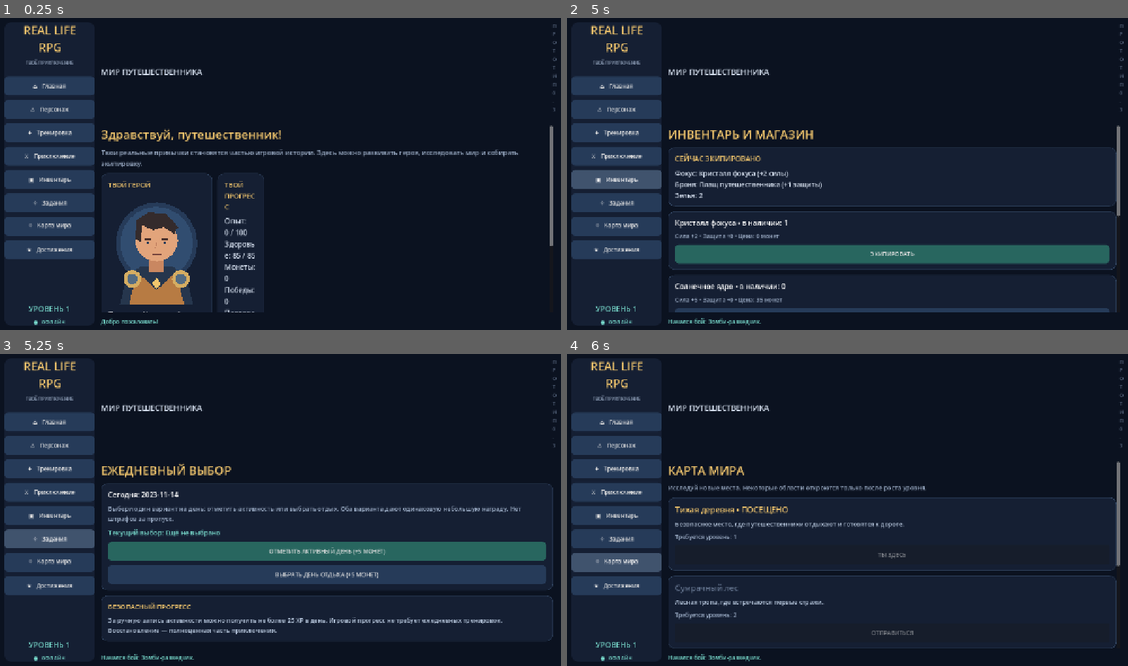
Above: before the commit, frames 1-4 (two rows, left to right).
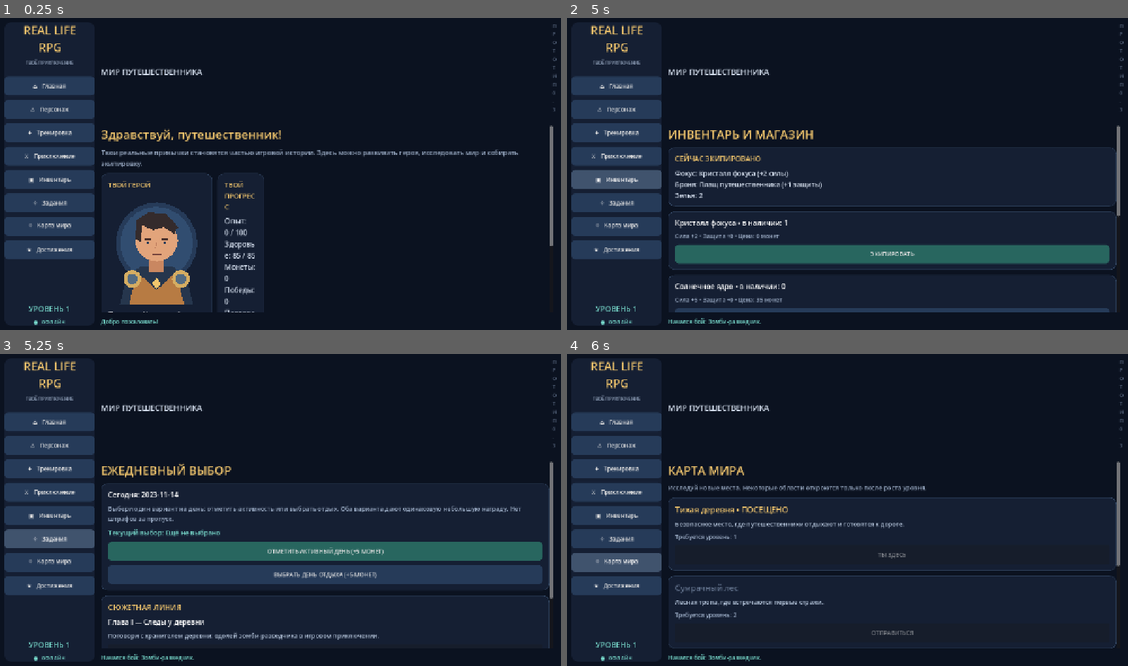
Above: after the commit, the same moments.

Repository: Phantom220-hub/REAL-LIFE-RPG
Game: Godot game, scene res://scenes/main.tscn
Two runs of this game, one before a commit and one after it. Both use one fixed random seed, a clock stepped at 60 frames per second and the inputs below.
Inputs:
- Up to frame 1 (0.25 s): no input
- Up to frame 2 (5 s): click "⌂ Главная" at 0.5 s; click "♙ Персонаж" at 1.25 s; click "✦ Тренировка" at 2 s; click "⚔ Приключение" at 2.75 s; click "НАЧАТЬ ВСТРЕЧУ" at 3.5 s; click "▣ Инвентарь" at 4.25 s
- Up to frame 3 (5.25 s): click "✧ Задания" at 5 s
- Up to frame 4 (6 s): click "⌖ Карта мира" at 5.75 s

Frames 1-2 are identical in both runs. In frame 3, 2.7% of the frame differs, in the area x 18-99%, y 34-95%; in frame 4, nothing differs.

Commit message:
Add story quest panel and chapter reward action

Diff:
--- a/scripts/main.gd
+++ b/scripts/main.gd
@@ -234,6 +234,17 @@
 	var rest := _button("ВЫБРАТЬ ДЕНЬ ОТДЫХА (+5 МОНЕТ)", "#263b59", _claim_rest)
 	rest.disabled = game_state.daily_choice_claimed
 	card.add_child(rest)
+	var story_card := _card(page_box)
+	story_card.add_child(_label("СЮЖЕТНАЯ ЛИНИЯ", 17, "#f2c66d"))
+	story_card.add_child(_label(game_state.story_quest_title(), 16, "#ffffff"))
+	story_card.add_child(_label(game_state.story_quest_description(), 14, "#b9c9df"))
+	if game_state.story_quest_stage < 6:
+		var quest_button := _button("ЗАВЕРШИТЬ ГЛАВУ (+15 МОНЕТ, +10 XP)", "#75433c")
+		quest_button.disabled = not game_state.story_quest_ready()
+		quest_button.pressed.connect(_claim_story_quest)
+		story_card.add_child(quest_button)
+	else:
+		story_card.add_child(_label("ОСНОВНАЯ ИСТОРИЯ ПРОЙДЕНА", 14, "#75d5c8"))
 	var xp_card := _card(page_box)
 	xp_card.add_child(_label("БЕЗОПАСНЫЙ ПРОГРЕСС", 15, "#f2c66d"))
 	xp_card.add_child(_label("За ручную запись активности можно получить не более %d XP в день. Игровой прогресс не требует ежедневных тренировок. Восстановление — полноценная часть приключения." % game_state.DAILY_XP_CAP, 14, "#b9c9df"))
@@ -413,3 +424,10 @@
 		level_label.text = "УРОВЕНЬ %d" % game_state.level
 	if status_label != null and game_state.last_message != "":
 		status_label.text = game_state.last_message
+
+func _claim_story_quest() -> void:
+	if game_state.claim_story_quest():
+		status_label.text = game_state.last_message
+	else:
+		status_label.text = "Сначала выполни условие текущей главы."
+	_show_page("daily")
